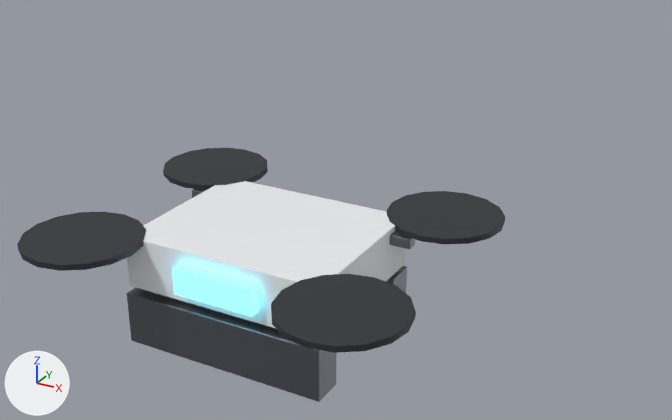
An edit to the FBX model SourceArt/TestShips/modules/vortex_utility_drone.fbx, drawn before and after from the same camera.
One viewpoint serves both versions: a camera (50 mm lens) standing at (0.76, -4.36, 1.28) and looking at (-0.22, -2.57, 0.39). Lighting does not change. The marker at lower left points along +X, +Y and +Z. The older version comes first.

The first picture shows 'Utility_Drone'.
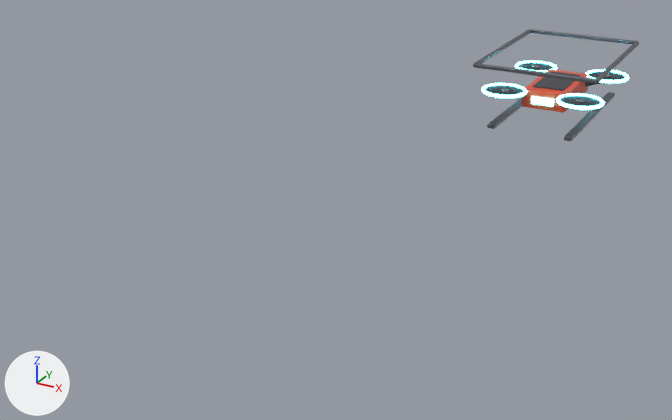
Patch to the scene script:
```diff
--- a/SourceArt/TestShips/modules/vortex_utility_drone.fbx.py
+++ b/SourceArt/TestShips/modules/vortex_utility_drone.fbx.py
@@ me_utility_drone_001 @@
-me_utility_drone_001.from_pydata(...)  # 832 vertices, 760 faces; spans x -0.333..0.333, y -3.479..-2.921, z 0.463..0.654
+me_utility_drone_001.from_pydata(...)  # 4184 vertices, 4046 faces; spans x -0.187..0.187, y -1.804..-1.274, z 0.384..0.575
+# me_utility_drone_001 part 1: the loose piece of 56 vertices spanning x -0.18..0.18, y -3.344..-3.056, z 0.562..0.652 is scaled about its middle by (0.0594, 1.78, 0.119), then moved by (-0.117, 1.661, -0.218), in mat_vortex_metal (grey #7e848b)
+# me_utility_drone_001 part 2: the loose piece of 56 vertices spanning x -0.18..0.18, y -3.101..-3.047, z 0.463..0.553 is scaled about its middle by (0.186, 0.231, 0.23), then moved by (0.0, 1.395, -0.054), in mat_vortex_utility_glow (cyan #5fe3ff, glowing cyan #5fe3ff)
+# me_utility_drone_001 part 3: a new loose piece, a torus around z (ring radius 0.064, tube radius 0.006) spanning x -0.187..-0.047, y -1.766..-1.626, z 0.47..0.481, in mat_vortex_utility_glow (cyan #5fe3ff, glowing cyan #5fe3ff)
+# me_utility_drone_001 part 4: a new loose piece, a torus around z (ring radius 0.064, tube radius 0.006) spanning x -0.187..-0.047, y -1.452..-1.312, z 0.47..0.481, in mat_vortex_utility_glow (cyan #5fe3ff, glowing cyan #5fe3ff)
+# me_utility_drone_001 part 5: a new loose piece, a torus around z (ring radius 0.064, tube radius 0.006) spanning x 0.047..0.187, y -1.766..-1.626, z 0.47..0.481, in mat_vortex_utility_glow (cyan #5fe3ff, glowing cyan #5fe3ff)
+# me_utility_drone_001 part 6: a new loose piece, a torus around z (ring radius 0.064, tube radius 0.006) spanning x 0.047..0.187, y -1.452..-1.312, z 0.47..0.481, in mat_vortex_utility_glow (cyan #5fe3ff, glowing cyan #5fe3ff)
+# me_utility_drone_001 part 7: the loose piece of 56 vertices spanning x -0.216..-0.036, y -3.121..-3.099, z 0.625..0.643 is scaled about its middle by (2, 0.734, 0.514), then moved by (0.126, 1.315, -0.064)
+# me_utility_drone_001 part 8: the loose piece of 56 vertices spanning x 0.036..0.216, y -3.121..-3.099, z 0.625..0.643 is scaled about its middle by (2, 0.734, 0.514), then moved by (-0.126, 1.828, -0.064)
+# me_utility_drone_001 part 9: 8 loose pieces with 608 vertices, spanning x -0.333..0.333, y -3.479..-2.921, z 0.463..0.654, are deleted
+# me_utility_drone_001 part 10: 1656 vertices added at x -0.185..0.185, y -1.796..-1.283, z 0.384..0.575
 me_utility_drone_001.materials.append(mat_vortex_metal)
-me_utility_drone_001.materials.append(mat_vortex_paint_white)  # white #eef0f2
-me_utility_drone_001.materials.append(mat_vortex_emit_hover)  # cyan #5fe3ff, glowing cyan #5fe3ff
 me_utility_drone_001.materials.append(mat_vortex_graphite)
+me_utility_drone_001.materials.append(mat_vortex_paint_red)  # red #e2502e
+me_utility_drone_001.materials.append(mat_vortex_paint_darkgrey)  # dark grey #3a3e44
+me_utility_drone_001.materials.append(mat_vortex_utility_glow)  # cyan #5fe3ff, glowing cyan #5fe3ff
+me_utility_drone_001.materials.append(mat_vortex_metal_bright)  # light grey #c2c7cc
```

What differs and where, as boxes [x1, y1, x2, y2] in the pictures (672 x 420 px; the box of a moved part takes in the faces that stretch with it):
'Utility_Drone', reshaped (66% narrower, 56% shorter): before [17, 148, 505, 402]; after [473, 29, 639, 141]
part 1 of me_utility_drone_001, moved or reshaped: before [127, 181, 405, 329]; after [487, 98, 522, 129]
part 2 of me_utility_drone_001, moved or reshaped: before [386, 266, 407, 293]; after [531, 96, 554, 107]
part 3 of me_utility_drone_001, added: after [481, 83, 527, 98]
part 4 of me_utility_drone_001, added: after [515, 60, 557, 72]
part 5 of me_utility_drone_001, added: after [556, 93, 605, 110]
part 6 of me_utility_drone_001, added: after [585, 69, 629, 84]
part 7 of me_utility_drone_001, moved or reshaped (mostly hidden before): before [192, 189, 205, 198]; after [474, 63, 596, 84]
part 8 of me_utility_drone_001, moved or reshaped: before [390, 230, 415, 249]; after [530, 29, 638, 45]
part 9 of me_utility_drone_001, deleted: before [17, 148, 505, 402]
part 10 of me_utility_drone_001, added: after [473, 29, 639, 141]
